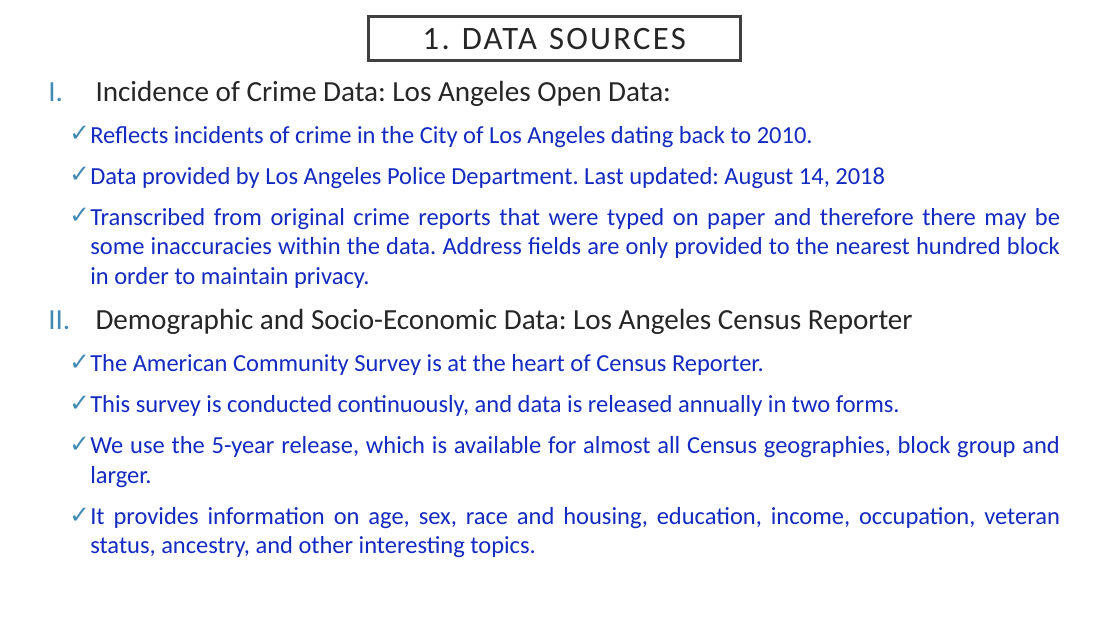
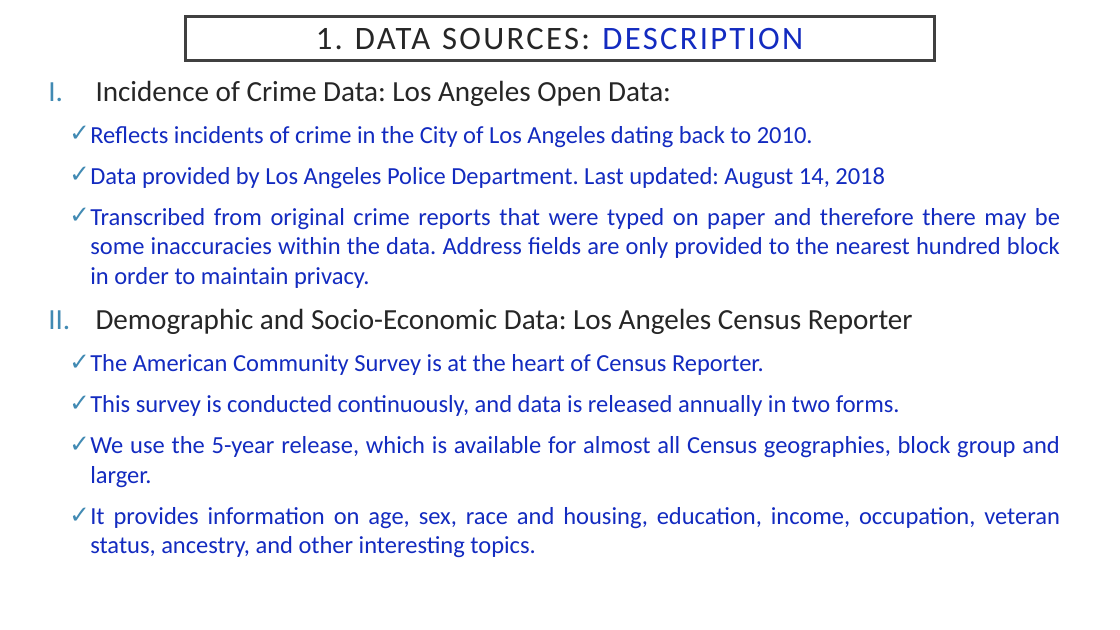
Before and after one commit to shrawantee/Project-Analysis-of-Violent-Crime-in-LA, a slide deck: slide 7 of Presentation/LACity Crime-Final Slides.pptx. Drawn at 1120x630 pixels with LibreOffice and Linux fonts; fonts in the diff are those of the drawing. Boxes give left, top, right and bottom in pixels: in the first picture for what was removed or moved away, otherwise in the second. Text is boxed around its words. In the diff, an @@ line names an element or a change of style, - is before the commit and + after.

```diff
--- a/Presentation/LACity Crime-Final Slides.pptx
+++ b/Presentation/LACity Crime-Final Slides.pptx
@@ title "1. DATA SOURCES: DESCRIPTION": place and size @@
-title "1. DATA SOURCES: DESCRIPTION" at box(369, 17, 740, 60)
+title "1. DATA SOURCES: DESCRIPTION" at box(185, 17, 934, 60)
@@ title at box(316, 27, 803, 50): text changed @@
-1. DATA SOURCES
+1. DATA SOURCES: DESCRIPTION
```
Also in this commit, not shown: 6 other slides changed, 8 slides added, 5 slides removed, 1 other file.
